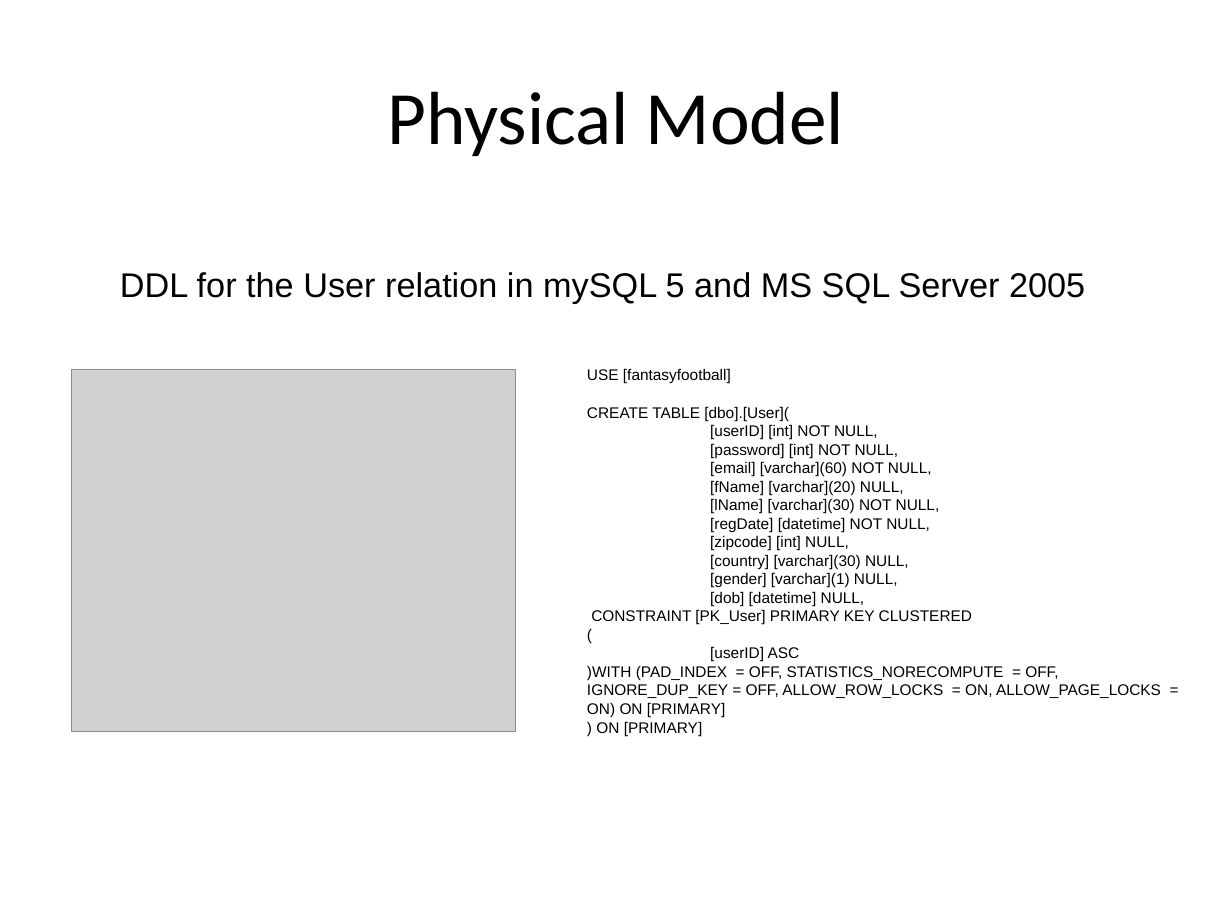
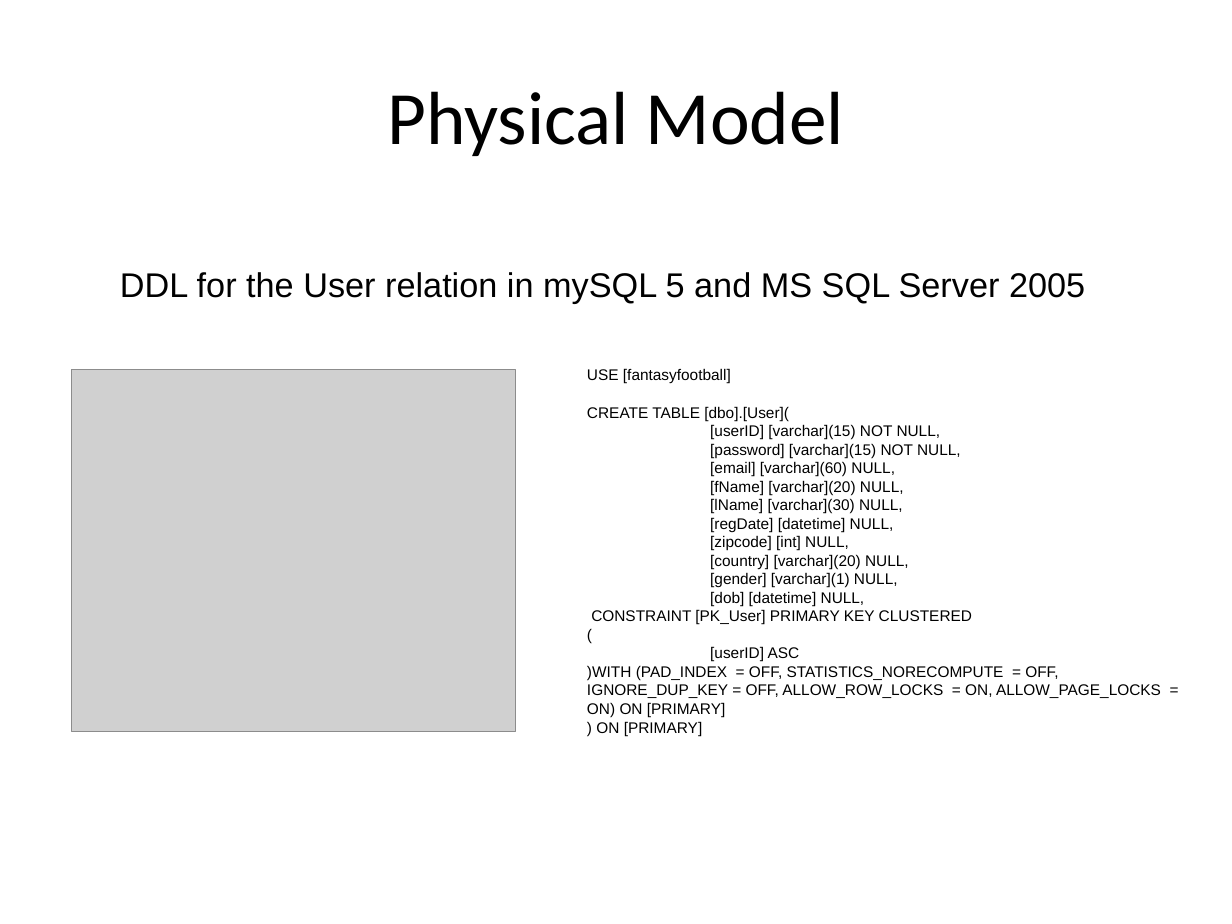
Before and after one commit to Lozza999/fantasy-soccer-league, a slide deck: slide 18 of Fantasy Football Presentation.ppt. Drawn at 1232x924 pixels with LibreOffice and Linux fonts; fonts in the diff are those of the drawing; grey boxes stand for pictures. Boxes give left, top, right and bottom in pixels: in the first picture for what was removed or moved away, otherwise in the second. Text is boxed around its words. In the diff, an @@ line names an element or a change of style, - is before the commit and + after.

```diff
--- a/Fantasy Football Presentation.ppt
+++ b/Fantasy Football Presentation.ppt
@@ text at [710, 424, 961, 477]: text changed @@
-[userID] [int] NOT NULL,
-[password] [int] NOT NULL,
-[email] [varchar](60) NOT NULL,
+[userID] [varchar](15) NOT NULL,
+[password] [varchar](15) NOT NULL,
+[email] [varchar](60) NULL,
@@ text at [710, 498, 903, 532]: text changed @@
-[lName] [varchar](30) NOT NULL,
-[regDate] [datetime] NOT NULL,
+[lName] [varchar](30) NULL,
+[regDate] [datetime] NULL,
@@ text at [710, 554, 909, 569]: text changed @@
-[country] [varchar](30) NULL,
+[country] [varchar](20) NULL,
```
Also in this commit, not shown: 1 other file.
